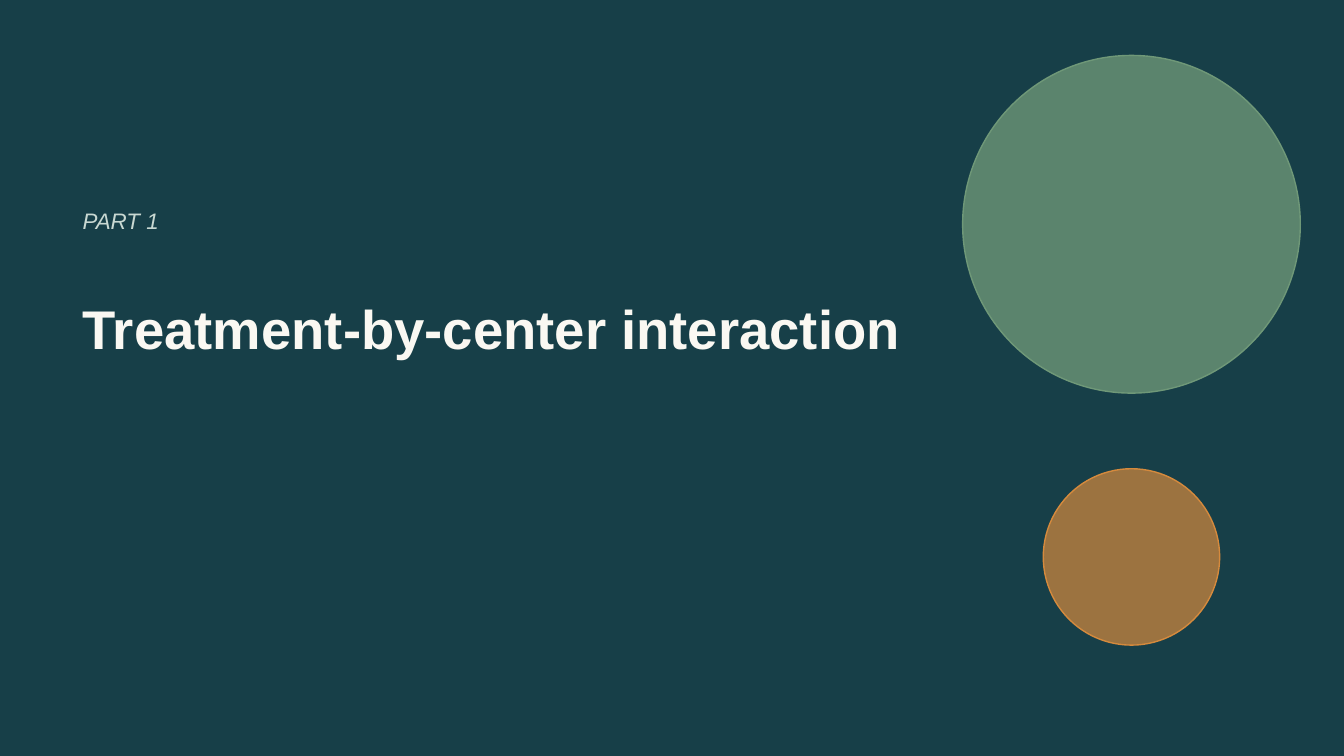
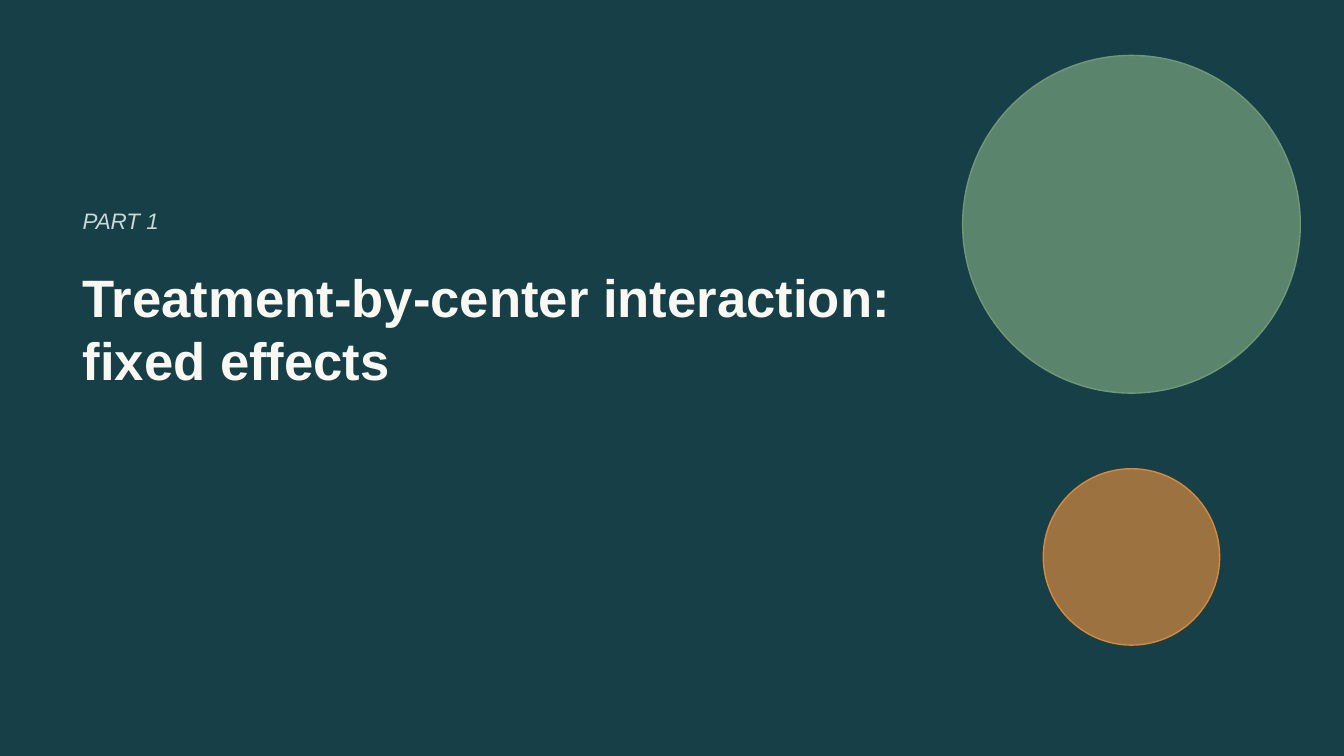
Before and after one commit to Postmus/BeyondMLR, a slide deck: slide 9 of lectures_2627/week2/Beyond_MLR_Week_2.pptx (slide 7 before the commit). Drawn at 1344x756 pixels with LibreOffice and Linux fonts; fonts in the diff are those of the drawing. Boxes give left, top, right and bottom in pixels: in the first picture for what was removed or moved away, otherwise in the second. Text is boxed around its words. In the diff, an @@ line names an element or a change of style, - is before the commit and + after.

```diff
--- a/lectures_2627/week2/Beyond_MLR_Week_2.pptx
+++ b/lectures_2627/week2/Beyond_MLR_Week_2.pptx
@@ text at <box>83,279,889,381</box>: text changed; size 39 to 37.7 pt @@
-Treatment-by-center interaction
+Treatment-by-center interaction: fixed effects
```
Also in this commit, not shown: 15 other slides changed, 3 slides added, 4 slides removed, 49 other files.
